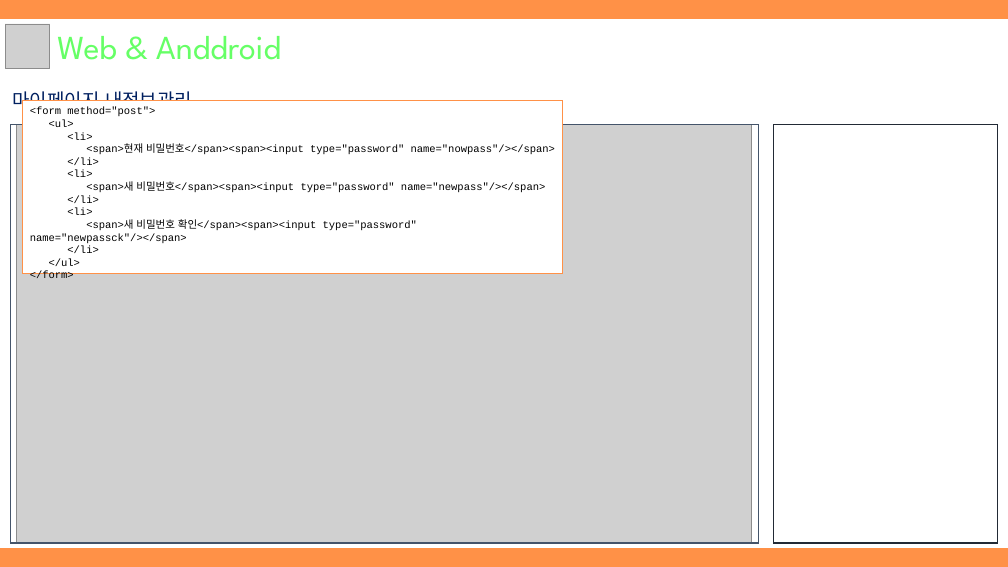
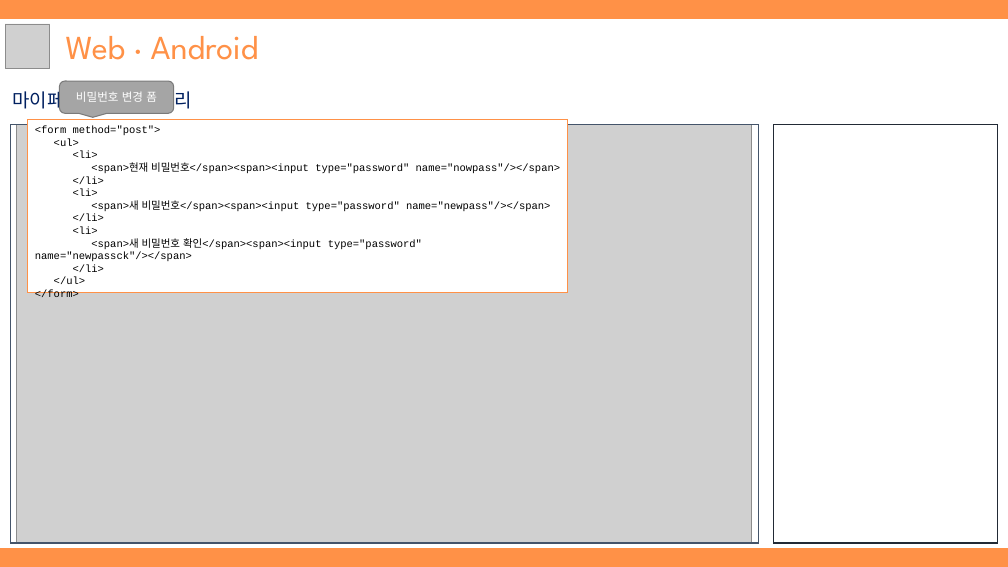
Before and after one commit to hhsw07/ezen-academy-projects, a slide deck: slide 17 of WebContent/cmk/document/3조 원데이클래스.pptx (slide 15 before the commit). Drawn at 1008x567 pixels with LibreOffice and Linux fonts; fonts in the diff are those of the drawing; grey boxes stand for pictures. Boxes give left, top, right and bottom in pixels: in the first picture for what was removed or moved away, otherwise in the second. Text is boxed around its words. In the diff, an @@ line names an element or a change of style, - is before the commit and + after.

```diff
--- a/WebContent/cmk/document/3조 원데이클래스.pptx
+++ b/WebContent/cmk/document/3조 원데이클래스.pptx
@@ text at [66, 36, 259, 60]: text changed; text colour #66FF66 to #FF9147 @@
-Web & Anddroid
+Web · Android
@@ rounded speech box added at [60, 81, 174, 113], fill #A5A5A5, outline #7A7A7A 1 pt, 11 pt, text #FFFFFF @@
+비밀번호 변경 폼
@@ rectangle "<form method="post">": place and size @@
-rectangle "<form method="post">" at [23, 101, 563, 274]
+rectangle "<form method="post">" at [27, 119, 568, 293]
```
Also in this commit, not shown: 7 other slides changed, 2 slides added, 4 other files.
